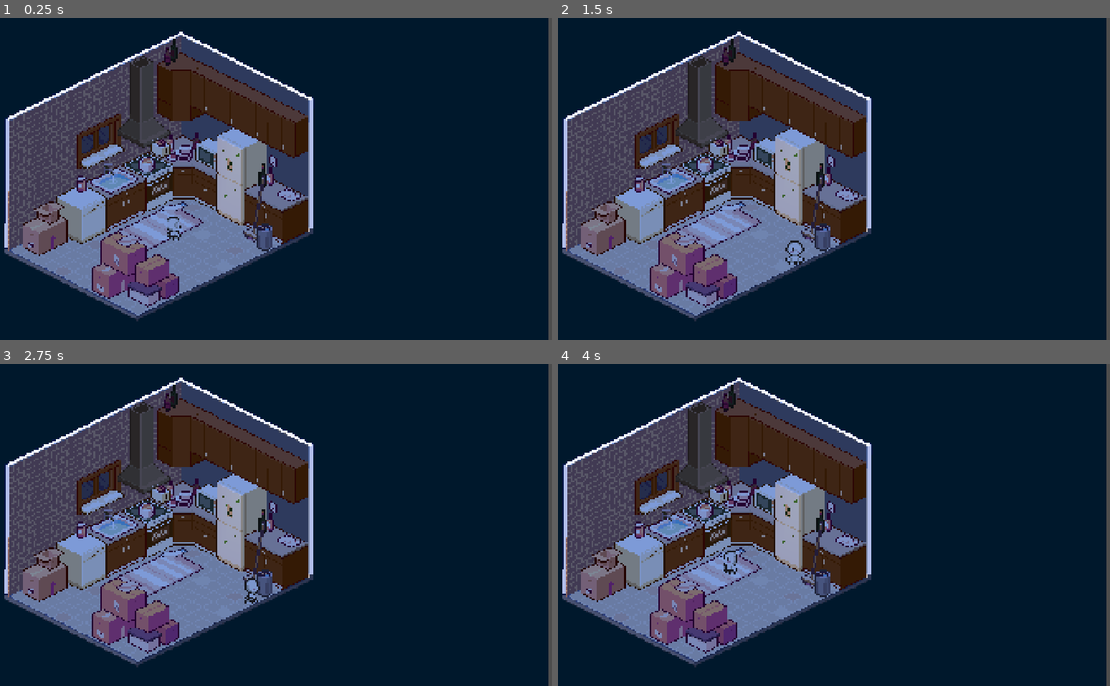
Above: before the commit, frames 1-4 (two rows, left to right).
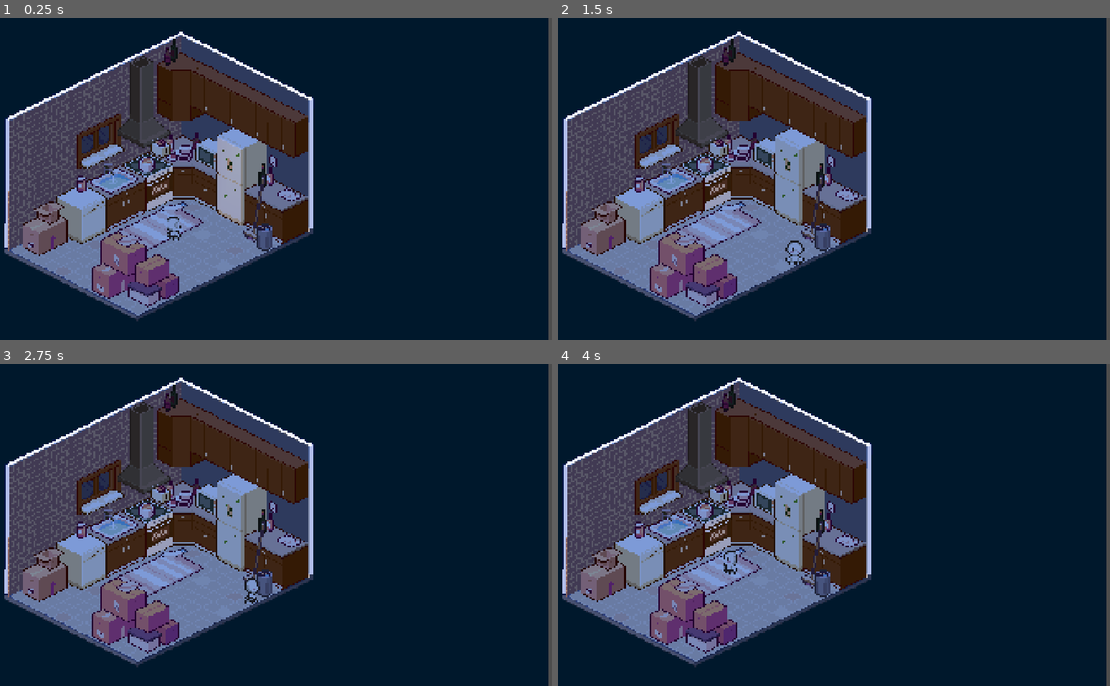
Above: after the commit, the same moments.

Repository: ayanrasulova/by-the-book
Game: Godot game, scene res://scenes/level-one.tscn
Same seed, same stepped clock (60 frames per second), same inputs: the game is played once before the commit and once after it. Sound files missing from this copy of the repository are replaced by a short silence.
Inputs:
- Up to frame 1 (0.25 s): no input
- Up to frame 2 (1.5 s): tap Enter at 0.5 s; hold D (move_right) 0.53-1.28 s; hold E (interact) 0.53-1.28 s; hold S (move_down) from 1.28 s (still down); tap E (interact) at 1.35 s
- Up to frame 3 (2.75 s): release S (move_down) at 2.03 s; hold D (move_right) from 2.03 s (still down); hold E (interact) from 2.03 s (still down)
- Up to frame 4 (4 s): release D (move_right) at 2.78 s; release E (interact) at 2.78 s; hold W (move_up) 2.78-3.53 s; tap E (interact) at 2.85 s; hold A (move_left) from 3.53 s (still down); hold E (interact) from 3.53 s (still down)

The runs differ from the first frame. In frame 1, 0.2% of the frame differs, in the area x 26-32%, y 46-60%; in frame 2, 1.2%, in the area x 26-44%, y 37-65%; in frame 3, 1.2%; in frame 4, 1.2%.

Commit message:
light up interaction

Diff:
--- a/scenes/first-room.tscn
+++ b/scenes/first-room.tscn
@@ -47,7 +47,7 @@
 scale = Vector2(0.9716123, 1.0305746)
 polygon = PackedVector2Array(796, 559, 890.5637, 602.539, 888.5379, 673.24756, 797, 627)
 
-[node name="LightsOff" type="PointLight2D" parent="Objects/Fridge" unique_id=1232376411]
+[node name="PointLight2D" type="PointLight2D" parent="Objects/Fridge" unique_id=1232376411]
 modulate = Color(0.72, 0.10079999, 0.111119844, 1)
 top_level = true
 position = Vector2(798.06067, 397.8763)
@@ -66,3 +66,16 @@
 position = Vector2(623, 657)
 scale = Vector2(0.71743274, 0.9754886)
 polygon = PackedVector2Array(-85.03198, -63.311157, 38.940186, -103.59076, 37.886047, -41.73419, -85.11328, 0.972229)
+
+[node name="PointLight2D" type="PointLight2D" parent="Objects/Soup" unique_id=817139242]
+modulate = Color(0.72, 0.10079999, 0.111119844, 1)
+top_level = true
+position = Vector2(649.1786, 609.2672)
+rotation = -1.5707964
+scale = Vector2(-1.752685, -1.4527111)
+skew = -0.40317106
+color = Color(1.129879, 0.85852426, 0.27296928, 1)
+energy = 0.15
+range_layer_max = 2
+texture = SubResource("GradientTexture2D_3pqac")
+offset = Vector2(-31.986984, 32)
--- a/scripts/player.gd
+++ b/scripts/player.gd
@@ -6,6 +6,8 @@
 var can_interact = "true"
 var current_obj: Area2D = null
 @onready var player_area: Area2D = $Area2D # add area 2d to player
+
+
 
 
 func is_interactable_check():
@@ -17,10 +19,12 @@
 
 	if obj is Interactable: # if member of interactable class (obj)
 		current_obj = area
+		area.get_node("PointLight2D").visible = true
 		print("Interact with ", current_obj.name, " by pressing E")
 
 func leave_area(area):
 	if area == current_obj:
+		area.get_node("PointLight2D").visible = false
 		current_obj = null
 
 func _input(event):
